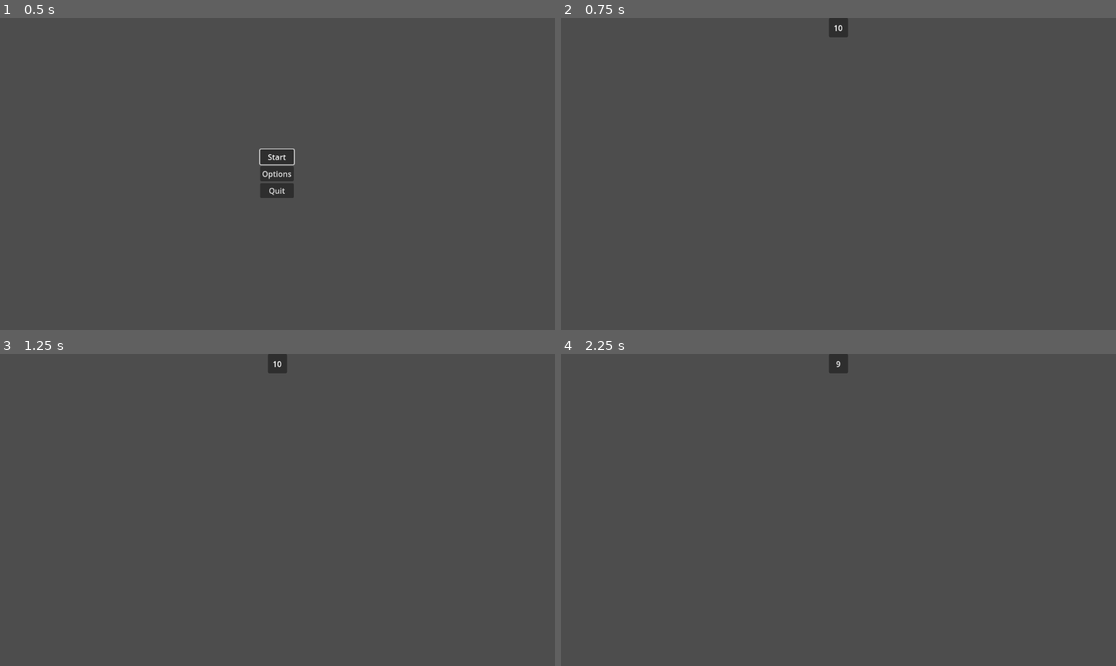
Above: before the commit, frames 1-4 (two rows, left to right).
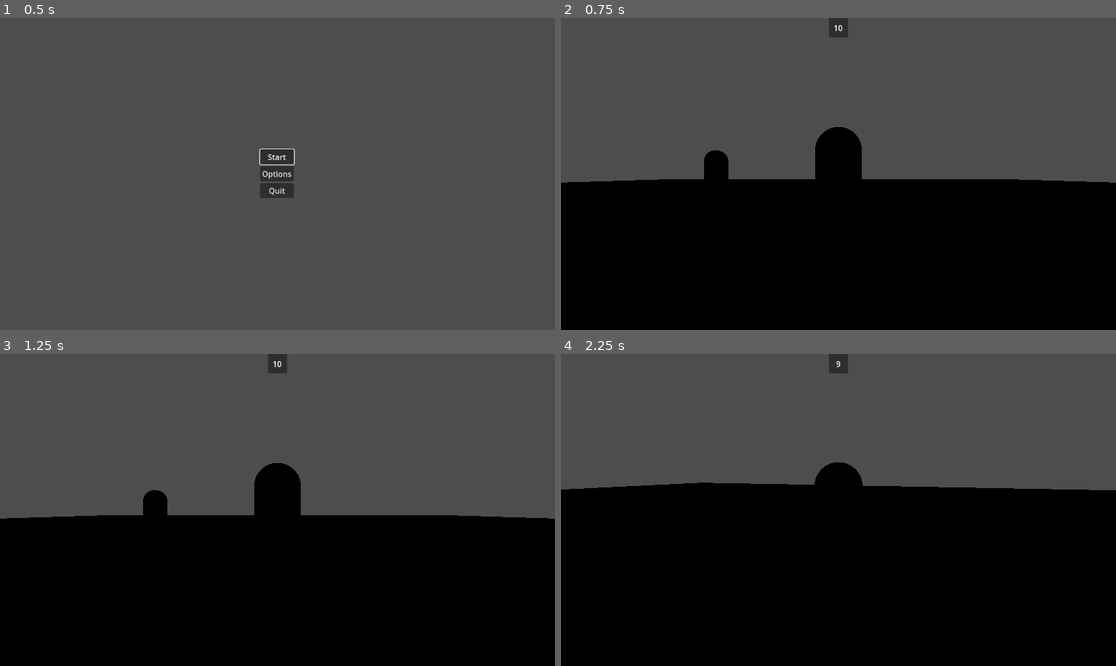
Above: after the commit, the same moments.

Repository: Emulai/bubble-gladiator
Game: Godot game, scene res://game_manager.tscn
Two runs of this game, one before a commit and one after it. Both use one fixed random seed, a clock stepped at 60 frames per second and the inputs below. This scene is started directly instead of the project's main scene.
Inputs (mouse positions are in pixels of both pictures, inside the frame that each line leads up to):
- Up to frame 1 (0.5 s): no input
- Up to frame 2 (0.75 s): click "Start" at 0.5 s
- Up to frame 3 (1.25 s): no input
- Up to frame 4 (2.25 s): tap Enter at 1.25 s; move the mouse to (866, 510) at 1.27 s; hold W (move_forward) from 1.28 s (still down); move the mouse to (810, 510) at 2.02 s

Frame 1 is identical in both runs. In frame 2, 50% of the frame differs, in the area x 0-100%, y 34-100%; in frame 3, 50%; in frame 4, 58%.

Commit message:
Fixed camera movement and some game manager stuff

Diff:
--- a/bubblegladiator/bubblegladiator/game_manager.tscn
+++ b/bubblegladiator/bubblegladiator/game_manager.tscn
@@ -9,7 +9,6 @@
 scenes_ui = NodePath("UI_Scenes")
 
 [node name="3D_Scenes" type="Node3D" parent="."]
-visible = false
 
 [node name="UI_Scenes" type="Control" parent="."]
 layout_mode = 3
--- a/bubblegladiator/bubblegladiator/intro_scene/intro_level.tscn
+++ b/bubblegladiator/bubblegladiator/intro_scene/intro_level.tscn
@@ -49,4 +49,7 @@
 
 [node name="CSGBox3D" type="CSGBox3D" parent="."]
 transform = Transform3D(65, 0, 0, 0, 0.1, 0, 0, 0, 65, 0, 0, 0)
+use_collision = true
+collision_layer = 2
+collision_mask = 2
 material = SubResource("StandardMaterial3D_ln1ai")
--- a/bubblegladiator/bubblegladiator/launch_physics.tscn
+++ /dev/null
@@ -1,6 +0,0 @@
-[gd_scene load_steps=2 format=3 uid="uid://dnwiqti1ydbvg"]
-
-[ext_resource type="Script" path="res://scripts/launch_physics.gd" id="1_hmars"]
-
-[node name="LaunchPhysics" type="Node"]
-script = ExtResource("1_hmars")
--- a/bubblegladiator/bubblegladiator/main_menu/scripts/main_menu_script.gd
+++ b/bubblegladiator/bubblegladiator/main_menu/scripts/main_menu_script.gd
@@ -11,7 +11,6 @@
 
 
 func _on_start_button_pressed() -> void:
-	# get_tree().change_scene_to_file("res://intro_scene/intro_level.tscn")
 	Global.game_manager.change_ui_scene("") # Pressing start we close the main menu UI
 	Global.game_manager.change_3d_scene("res://intro_scene/intro_level.tscn")
 	# Capture the mouse for the 3d scene
--- a/bubblegladiator/bubblegladiator/project.godot
+++ b/bubblegladiator/bubblegladiator/project.godot
@@ -75,4 +75,3 @@
 
 3d_physics/layer_1="interactable"
 3d_physics/layer_2="world"
-3d_physics/layer_3="player"
--- a/bubblegladiator/bubblegladiator/scripts/cameraMovement.gd
+++ b/bubblegladiator/bubblegladiator/scripts/cameraMovement.gd
@@ -27,7 +27,8 @@
 	twistInput = 0.0
 	pitchInput = 0.0
 
-func _unhandled_input(event: InputEvent) -> void:
+func _input(event: InputEvent) -> void:
+	print('is this getting called?')
 	if event is InputEventMouseMotion:
 		if Input.get_mouse_mode() == Input.MOUSE_MODE_CAPTURED:
 			twistInput = -event.relative.x * mouseCameraSensitivity
--- a/bubblegladiator/bubblegladiator/scripts/game_manager.gd
+++ b/bubblegladiator/bubblegladiator/scripts/game_manager.gd
@@ -13,7 +13,10 @@
 var timeLimit = 10
 var oneSecond = 0
 
-var launch_physics: LaunchPhysics
+var launch_physics = {
+	"normal_launch_force": 1000,
+	"charged_launch_force": 5000,
+}
 
 # Called when the node enters the scene tree for the first time.
 func _ready() -> void:
@@ -102,6 +105,8 @@
 	if !new_scene.is_empty():
 		var new = load(new_scene).instantiate()
 		scenes_3d.add_child(new)
+		# Capture the mouse for the 3d scene
+		Input.set_mouse_mode(Input.MOUSE_MODE_CAPTURED)
 		current_3d_scene = new
 	else:
 		current_3d_scene = null
--- a/bubblegladiator/bubblegladiator/scripts/launch_physics.gd
+++ /dev/null
@@ -1,20 +0,0 @@
-class_name LaunchPhysics extends Node
-
-var normal_launch_force = 1000
-var charged_launch_force = 10000
-
-# Called when the node enters the scene tree for the first time.
-func _ready() -> void:
-	pass # Replace with function body.
-
-
-# Called every frame. 'delta' is the elapsed time since the previous frame.
-func _process(delta: float) -> void:
-	pass
-
-
-func get_normal_launch_force() -> int:
-	return normal_launch_force
-
-func get_charged_launch_force() -> int:
-	return charged_launch_force
--- a/bubblegladiator/bubblegladiator/scripts/npc_controller.gd
+++ b/bubblegladiator/bubblegladiator/scripts/npc_controller.gd
@@ -24,14 +24,16 @@
 		# Avoid negative vertical force applied so we are launching things up, not down
 		result.y = abs(result.y)
 		# Clamp the y force so we get nice launch angles
-		if result.y < 0.15:
-			result.y = 0.15
+		if result.y < 0.35:
+			result.y = 0.35
 		elif result.y > 0.6:
 			result.y = 0.6
 		# possibly do a check here for whether the player was charging or not
 		# and use appropriate force multiplier
-		print(Global.game_manager.launch_physics.normal_launch_force)
-		apply_force(result * 1000)
+		if true:
+			apply_force(result * Global.game_manager.launch_physics.normal_launch_force)
+		else:
+			apply_force(result * Global.game_manager.launch_physics.charged_launch_force)
 
 	# TODO
 	# Add realistic mass to objects
--- a/bubblegladiator/bubblegladiator/scripts/playerMovement.gd
+++ b/bubblegladiator/bubblegladiator/scripts/playerMovement.gd
@@ -11,6 +11,7 @@
 # Called when the node enters the scene tree for the first time.
 func _ready() -> void:
 	parent = get_parent()
+	#Input.set_mouse_mode(Input.MOUSE_MODE_CAPTURED)
 
 # Called every frame. 'delta' is the elapsed time since the previous frame.
 func _process(delta: float) -> void:
